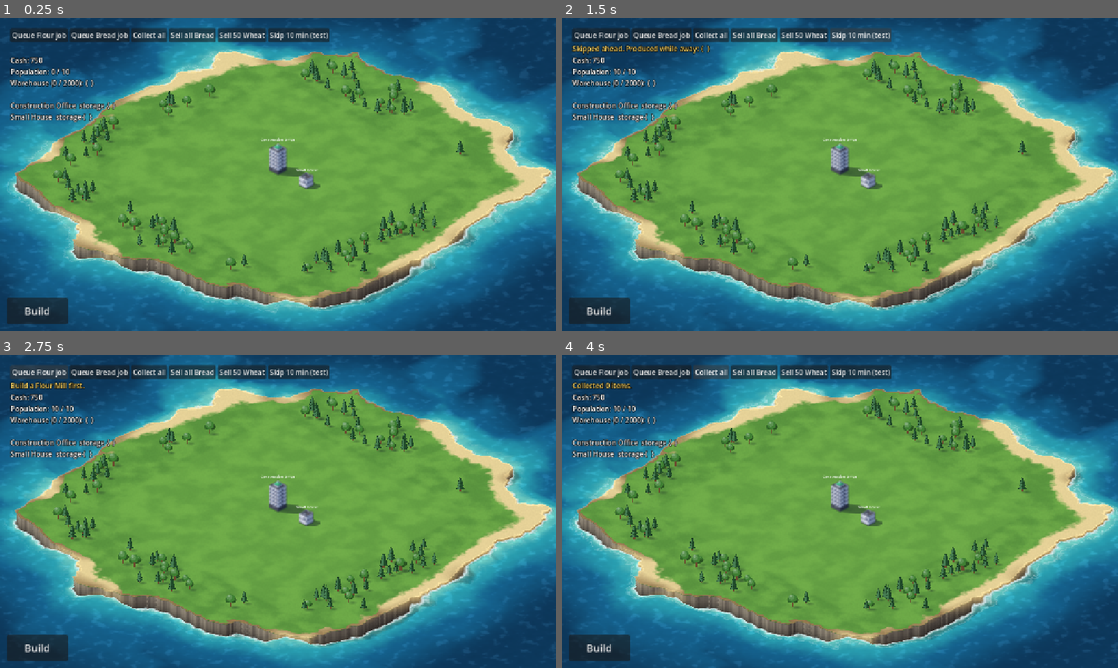
Above: before the commit, frames 1-4 (two rows, left to right).
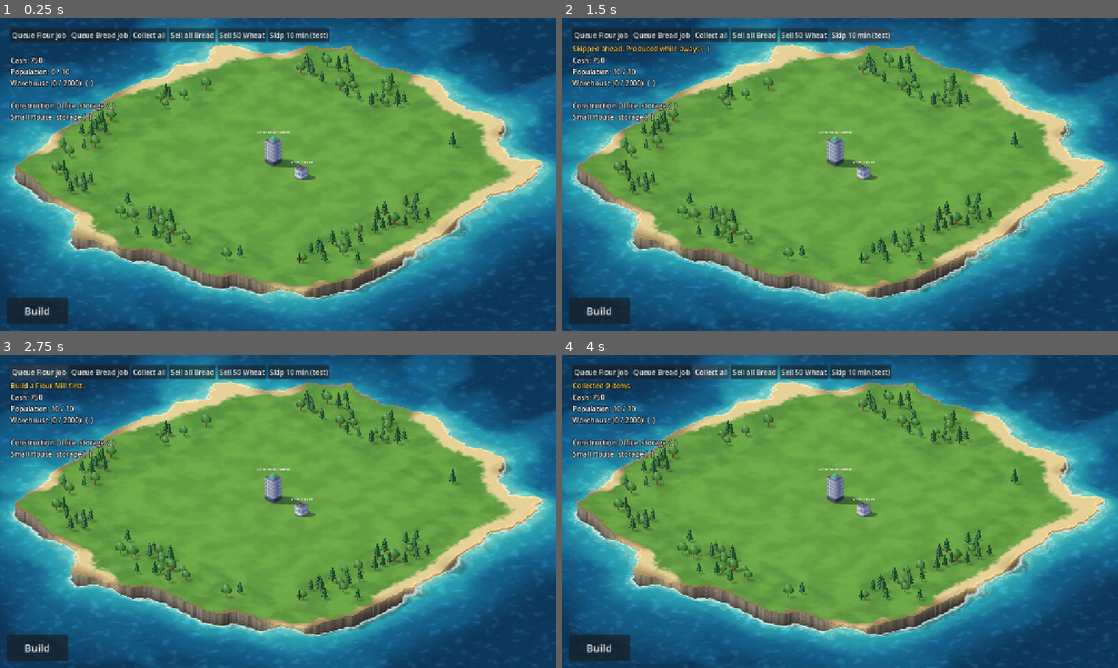
Above: after the commit, the same moments.

Repository: ejiefernandez112-debug/ComSimulation
Game: Godot game, scene res://scenes/main/main.tscn
The game is run twice, just before and just after one commit, with the same random seed, the same clock (stepped at 60 frames per second) and the same inputs.
Inputs:
- Up to frame 1 (0.25 s): no input
- Up to frame 2 (1.5 s): click "Skip 10 min (test)" at 0.5 s; click "Skip 10 min (test)" at 1.25 s
- Up to frame 3 (2.75 s): click "Queue Flour job" at 2 s
- Up to frame 4 (4 s): click "Queue Bread job" at 2.75 s; click "Collect all" at 3.5 s

The runs differ from the first frame. In frame 1, 27% of the frame differs, in the area x 0-100%, y 0-100%; in frame 2, 27%; in frame 3, 27%; in frame 4, 27%.

Commit message:
Frame the whole island at start and cap zoom-out at that view
The starting zoom was worked out once on the first frame, so when the
window settled to its real size a moment later (the editor's stretched
game panel, phones) the island could end up small in a sea of water.
The camera now re-frames the whole island whenever the window changes
size, until the player first drags or zooms.

The fit now measures everything visible (outer tile edges and the
cliffs), so the bottom cliffs are no longer cut off in wide windows.
Zooming out stops at the whole-island view and panning keeps the view
within the island's edges, like Clash of Clans.

Co-Authored-By: Claude Opus 5.5 <noreply@anthropic.com>

Diff:
--- a/scenes/village/island.gdshader
+++ b/scenes/village/island.gdshader
@@ -12,8 +12,8 @@
 uniform vec2 tile_px = vec2(64.0, 32.0);
 uniform vec2 shadow_px = vec2(0.9, 0.11);  // where shadows fall, per px of height (Iso.SHADOW)
 uniform vec2 sun_dir = vec2(-0.86, 0.51);  // toward the sun, in grid directions (set from Iso.SHADOW)
-uniform float cliff_px = 40.0;  // how high rocky coast stands above the sea
-uniform float beach_px = 7.0;   // how high sandy coast stands above the sea
+uniform float cliff_px = 40.0;  // how high rocky coast stands above the sea (set from island_map.gd)
+uniform float beach_px = 7.0;   // how high sandy coast stands above the sea (set from island_map.gd)
 
 const vec3 DEEP = vec3(0.05, 0.22, 0.36);
 const vec3 MID = vec3(0.08, 0.38, 0.55);
--- a/scenes/village/island_map.gd
+++ b/scenes/village/island_map.gd
@@ -12,6 +12,9 @@
 const SEA_PAD := 18
 ## Distance written on the data's outer edge, which the shader repeats across the open sea.
 const OPEN_SEA := 99.0
+## How high the land stands above the sea, in pixels: rocky cliffs and sandy beaches.
+const CLIFF_PX := 40.0
+const BEACH_PX := 7.0
 
 var plot_size := Vector2i.ZERO
 var _settings: Dictionary
@@ -40,12 +43,13 @@
 	return _land.has(cell)
 
 
-## Rectangle (in world pixels) around the whole island, used to stop the camera wandering off.
+## Rectangle (in world pixels) around everything you can see of the island: the outer tiles' edges
+## and the cliffs hanging below the front coast. The camera frames and stays within this.
 func world_bounds() -> Rect2:
 	var rect := Rect2(Iso.to_world(Vector2(_land.keys()[0])), Vector2.ZERO)
 	for cell: Vector2i in _land:
 		rect = rect.expand(Iso.to_world(Vector2(cell)))
-	return rect
+	return rect.grow_individual(Iso.TILE_W / 2.0, Iso.TILE_H / 2.0, Iso.TILE_W / 2.0, Iso.TILE_H / 2.0 + CLIFF_PX)
 
 
 ## Where PLACEHOLDER trees stand: patches of forest on the land around the plot, never on the plot,
@@ -213,6 +217,8 @@
 	mat.set_shader_parameter("tile_px", Vector2(Iso.TILE_W, Iso.TILE_H))
 	mat.set_shader_parameter("shadow_px", Iso.SHADOW)
 	mat.set_shader_parameter("sun_dir", -Iso.to_cell_f(Iso.SHADOW).normalized())
+	mat.set_shader_parameter("cliff_px", CLIFF_PX)
+	mat.set_shader_parameter("beach_px", BEACH_PX)
 	material = mat
 
 
--- a/scenes/village/village.gd
+++ b/scenes/village/village.gd
@@ -39,11 +39,7 @@
 	_plant_trees()
 	_sync_buildings()
 	camera.bounds = island.world_bounds()
-	camera.position = Iso.to_world((Vector2(island.plot_size) - Vector2.ONE) / 2.0)
-	# Start zoomed out far enough to see the whole island.
-	var fit := get_viewport_rect().size / camera.bounds.size
-	var start_zoom := clampf(minf(fit.x, fit.y) * 0.95, VillageCamera.ZOOM_MIN, 1.0)
-	camera.zoom = Vector2(start_zoom, start_zoom)
+	camera.show_whole_island()
 	camera.hovered.connect(_on_hovered)
 	camera.tapped.connect(_on_tapped)
 	Economy.changed.connect(_on_economy_changed)
--- a/scenes/village/village_camera.gd
+++ b/scenes/village/village_camera.gd
@@ -1,5 +1,6 @@
 extends Camera2D
-## Clash-of-Clans-style camera: drag to pan, mouse wheel / pinch to zoom, no rotation.
+## Clash-of-Clans-style camera: drag to pan, mouse wheel / pinch to zoom, no rotation. You can't
+## zoom out further than the whole-island view, or pan the view past the island's edges.
 ## Also tells the village where the pointer is, and when the player taps (presses and
 ## releases without dragging).
 
@@ -7,16 +8,49 @@
 signal hovered(world_pos: Vector2)
 
 const DRAG_THRESHOLD := 8.0  # pixels the finger/mouse must move before a press counts as a drag
-const ZOOM_MIN := 0.35
 const ZOOM_MAX := 2.5
 const ZOOM_STEP := 1.15
+const FIT_MARGIN := 0.97  # whole-island view: the island fills the screen, with a sliver of sea around it
 
-## World area the camera centre may move within (set by the village).
+## The island's rectangle (set by the village). The view never goes past it.
 var bounds := Rect2()
 
 var _pressed := false
 var _dragging := false
 var _press_pos := Vector2.ZERO
+var _player_moved := false  # once the player drags or zooms, stop re-framing the island
+var _zoom_min := 1.0  # furthest zoom-out = the whole-island view; depends on the window size
+
+
+func _ready() -> void:
+	get_viewport().size_changed.connect(_on_window_resized)
+
+
+## Zooms out to the whole-island view (as large as the screen allows), centred.
+func show_whole_island() -> void:
+	_zoom_min = _whole_island_zoom()
+	zoom = Vector2(_zoom_min, _zoom_min)
+	position = bounds.get_center()
+
+
+## The window can change size just after start-up (the editor's game panel, a phone settling its
+## screen) or later (resizing, rotating). Until the player takes over, re-frame the island; after
+## that, just make sure the new window can't zoom out past the island.
+func _on_window_resized() -> void:
+	if not _player_moved:
+		show_whole_island()
+		return
+	_zoom_min = _whole_island_zoom()
+	if zoom.x < _zoom_min:
+		zoom = Vector2(_zoom_min, _zoom_min)
+	_clamp()
+
+
+func _whole_island_zoom() -> float:
+	if bounds.size == Vector2.ZERO:
+		return 1.0  # the village hasn't said where the island is yet
+	var fit := get_viewport_rect().size / bounds.size
+	return minf(minf(fit.x, fit.y) * FIT_MARGIN, ZOOM_MAX)
 
 
 func _unhandled_input(event: InputEvent) -> void:
@@ -38,6 +72,7 @@
 	elif event is InputEventMouseMotion:
 		if _pressed and not _dragging and event.position.distance_to(_press_pos) > DRAG_THRESHOLD:
 			_dragging = true
+			_player_moved = true
 		if _dragging:
 			position -= event.relative / zoom
 			_clamp()
@@ -48,8 +83,9 @@
 
 ## Zooms while keeping the point under the cursor (or between the fingers) in place.
 func _zoom_at(factor: float, screen_pos: Vector2) -> void:
+	_player_moved = true
 	var under := _screen_to_world(screen_pos)
-	var new_zoom := clampf(zoom.x * factor, ZOOM_MIN, ZOOM_MAX)
+	var new_zoom := clampf(zoom.x * factor, _zoom_min, ZOOM_MAX)
 	zoom = Vector2(new_zoom, new_zoom)
 	position = under - (screen_pos - get_viewport_rect().size / 2.0) / zoom
 	_clamp()
@@ -59,5 +95,11 @@
 	return position + (screen_pos - get_viewport_rect().size / 2.0) / zoom
 
 
+## Keeps the view inside the island's rectangle. Where the view is wider (or taller) than the
+## island, as in the whole-island view, it stays centred that way instead.
 func _clamp() -> void:
-	position = position.clamp(bounds.position, bounds.end)
+	var half_view := get_viewport_rect().size / zoom / 2.0
+	var lo := bounds.position + half_view
+	var hi := bounds.end - half_view
+	position.x = clampf(position.x, lo.x, hi.x) if lo.x <= hi.x else bounds.get_center().x
+	position.y = clampf(position.y, lo.y, hi.y) if lo.y <= hi.y else bounds.get_center().y
Not shown, changed: plan.md
